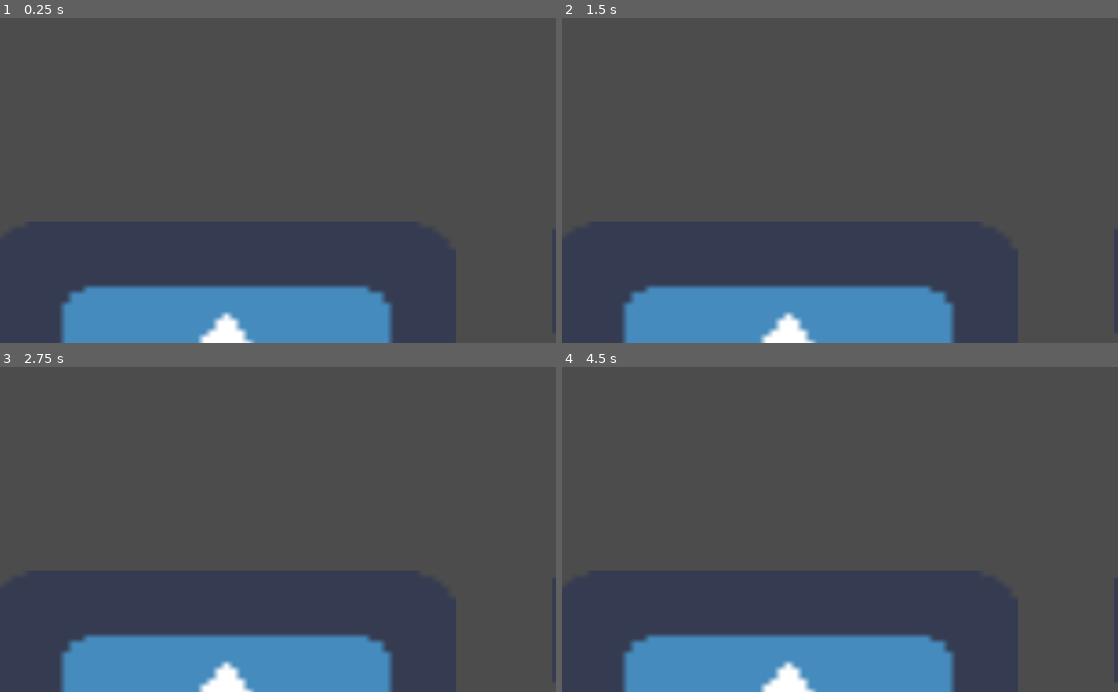
Above: before the commit, frames 1-4 (two rows, left to right).
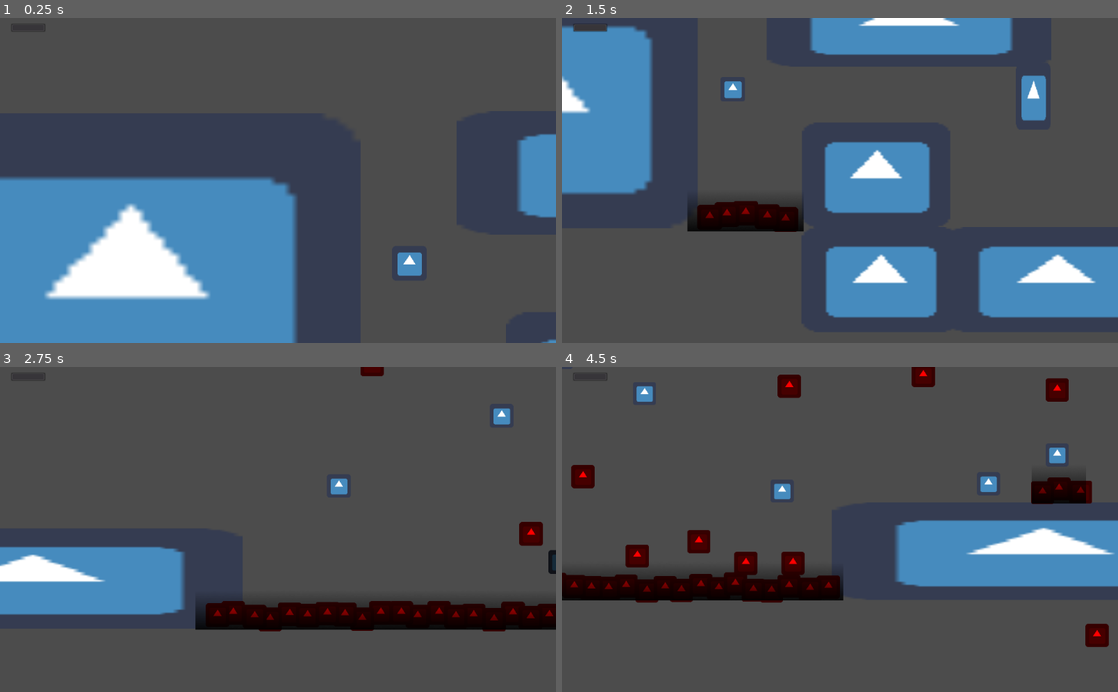
Above: after the commit, the same moments.

Repository: uspgamedev/welcome-to-your-mind
Game: Godot game, scene res://Stages/Depression/Sections/TriggerGoodChallenges/AdvancedJump.tscn
Two runs of this game, one before a commit and one after it. Both use one fixed random seed, a clock stepped at 60 frames per second and the inputs below. This scene is started directly instead of the project's main scene. The engine's default icon, where the game draws it, is replaced by a stand-in: a white triangle on a blue panel in a dark square.
Inputs:
- Up to frame 1 (0.25 s): no input
- Up to frame 2 (1.5 s): hold Right (ui_right) from 0.53 s (still down); tap Up (ui_up) at 0.77 s
- Up to frame 3 (2.75 s): tap Up (ui_up) at 1.52 s; release Right (ui_right) at 2.03 s; hold Left (ui_left) from 2.03 s (still down)
- Up to frame 4 (4.5 s): release Left (ui_left) at 2.78 s; hold Right (ui_right) 2.78-4.28 s; tap Up (ui_up) at 3.02, 3.77 s; hold Left (ui_left) from 4.28 s (still down)

The runs differ from the first frame. In frame 1, 27% of the frame differs, in the area x 0-100%, y 1-100%; in frame 2, 36%, in the area x 0-100%, y 0-100%; in frame 3, 24%; in frame 4, 27%.

Commit message:
Add camera adjusts in advanced stage

Diff:
--- a/Stages/Depression/Sections/TriggerGoodChallenges/AdvancedJump.tscn
+++ b/Stages/Depression/Sections/TriggerGoodChallenges/AdvancedJump.tscn
@@ -1,9 +1,11 @@
-[gd_scene load_steps=12 format=2]
+[gd_scene load_steps=19 format=2]
 
 [ext_resource path="res://icon.png" type="Texture" id=1]
 [ext_resource path="res://Stages/Depression/Enemies/Trigger/TriggerBad.tscn" type="PackedScene" id=2]
 [ext_resource path="res://Stages/Depression/Enemies/DeathPit/DeathPit.tscn" type="PackedScene" id=3]
 [ext_resource path="res://Stages/Depression/TriggerSpawn.tscn" type="PackedScene" id=4]
+[ext_resource path="res://CameraAdjust.tscn" type="PackedScene" id=5]
+[ext_resource path="res://Player/Player.tscn" type="PackedScene" id=6]
 
 [sub_resource type="RectangleShape2D" id=1]
 
@@ -130,6 +132,31 @@
 func _process(delta):
 	move_and_slide(Vector2(0, -1) * SPD * delta)"
 
+[sub_resource type="RectangleShape2D" id=8]
+
+custom_solver_bias = 0.0
+extents = Vector2( 20, 40 )
+
+[sub_resource type="RectangleShape2D" id=9]
+
+custom_solver_bias = 0.0
+extents = Vector2( 20, 50 )
+
+[sub_resource type="RectangleShape2D" id=10]
+
+custom_solver_bias = 0.0
+extents = Vector2( 20, 50 )
+
+[sub_resource type="RectangleShape2D" id=11]
+
+custom_solver_bias = 0.0
+extents = Vector2( 300, 20 )
+
+[sub_resource type="RectangleShape2D" id=12]
+
+custom_solver_bias = 0.0
+extents = Vector2( 300, 20 )
+
 [node name="AdvancedJump" type="Node2D" index="0"]
 
 __meta__ = {
@@ -140,8 +167,6 @@
 
 [node name="Scenery" type="Node2D" parent="." index="0"]
 
-editor/display_folded = true
-
 [node name="StaticBody2D" type="StaticBody2D" parent="Scenery" index="0"]
 
 editor/display_folded = true
@@ -268,7 +293,6 @@
 
 [node name="StaticBody2D7" type="StaticBody2D" parent="Scenery" index="5"]
 
-editor/display_folded = true
 position = Vector2( 2900, 1680 )
 scale = Vector2( 1.77968, 0.467819 )
 input_pickable = false
@@ -290,10 +314,10 @@
 position = Vector2( 317.474, -280 )
 scale = Vector2( 32.2012, 29.2173 )
 shape = SubResource( 1 )
+_sections_unfolded = [ "Transform" ]
 
 [node name="StaticBody2D10" type="StaticBody2D" parent="Scenery" index="6"]
 
-editor/display_folded = true
 position = Vector2( 2130, 2500 )
 scale = Vector2( 1.77968, 0.467819 )
 input_pickable = false
@@ -315,6 +339,7 @@
 position = Vector2( 317.474, -280 )
 scale = Vector2( 32.2012, 29.2173 )
 shape = SubResource( 1 )
+_sections_unfolded = [ "Transform" ]
 
 [node name="StaticBody2D9" type="StaticBody2D" parent="Scenery" index="7"]
 
@@ -367,8 +392,6 @@
 
 [node name="Enemies" type="Node2D" parent="." index="1"]
 
-editor/display_folded = true
-
 [node name="TriggerBad" parent="Enemies" index="0" instance=ExtResource( 2 )]
 
 editor/display_folded = true
@@ -475,11 +498,13 @@
 [node name="DeathPit2" parent="Enemies" index="14" instance=ExtResource( 3 )]
 
 position = Vector2( 2319.08, 1649.38 )
+_sections_unfolded = [ "Transform", "Z Index" ]
 width = 1200
 
 [node name="DeathPit3" parent="Enemies" index="15" instance=ExtResource( 3 )]
 
 position = Vector2( 3742.99, 2471.92 )
+_sections_unfolded = [ "Transform" ]
 width = 1200
 
 [node name="DeathPit4" parent="Enemies" index="16" instance=ExtResource( 3 )]
@@ -490,8 +515,6 @@
 
 [node name="Spawn" type="Node2D" parent="." index="2"]
 
-editor/display_folded = true
-
 [node name="Spawn" parent="Spawn" index="0" instance=ExtResource( 4 )]
 
 position = Vector2( 930, 650 )
@@ -519,6 +542,7 @@
 [node name="Spawn8" parent="Spawn" index="6" instance=ExtResource( 4 )]
 
 position = Vector2( 4170, 1520 )
+_sections_unfolded = [ "Transform" ]
 
 [node name="Spawn9" parent="Spawn" index="7" instance=ExtResource( 4 )]
 
@@ -527,7 +551,142 @@
 [node name="Spawn10" parent="Spawn" index="8" instance=ExtResource( 4 )]
 
 position = Vector2( 3530, 2110 )
+
+[node name="CameraAjudst" parent="." index="3" instance=ExtResource( 5 )]
+
+editor/display_folded = true
+left_limit = 450
+left_time = 1.0
+top_limit = 160
+top_time = 2.0
+right_limit = 7000
+right_time = 2.0
+bottom_limit = 6000
+bottom_time = 2.0
+zoom = 1.3
+zoom_time = 1.0
+
+[node name="CollisionShape2D" type="CollisionShape2D" parent="CameraAjudst/Area2D" index="0"]
+
+position = Vector2( 660, 330 )
+shape = SubResource( 8 )
+
+[node name="CameraAjudst2" parent="." index="4" instance=ExtResource( 5 )]
+
+editor/display_folded = true
+position = Vector2( 1590, 770 )
+_sections_unfolded = [ "Transform" ]
+left_limit = 1400
+left_time = 2.0
+top_limit = 800
+top_time = 2.0
+right_limit = 4300
+right_time = 2.0
+bottom_limit = 1900
+bottom_time = 2.0
+zoom = 1.3
+zoom_time = 1.0
+
+[node name="CollisionShape2D" type="CollisionShape2D" parent="CameraAjudst2/Area2D" index="0"]
+
+shape = SubResource( 9 )
+_sections_unfolded = [ "Transform" ]
+
+[node name="CameraAjudst3" parent="." index="5" instance=ExtResource( 5 )]
+
+editor/display_folded = true
+position = Vector2( 3910, 1360 )
+_sections_unfolded = [ "Transform" ]
+left_limit = 200
+left_time = 1.0
+top_limit = 1300
+top_time = 2.0
+right_limit = 4300
+right_time = 2.0
+bottom_limit = 3000
+bottom_time = 2.0
+zoom = 1.5
+zoom_time = 1.0
+
+[node name="CollisionShape2D" type="CollisionShape2D" parent="CameraAjudst3/Area2D" index="0"]
+
+shape = SubResource( 10 )
+
+[node name="CameraAjudst4" parent="." index="6" instance=ExtResource( 5 )]
+
+editor/display_folded = true
+position = Vector2( 4060, 1810 )
+left_limit = 200
+left_time = 1.0
+top_limit = 1300
+top_time = 2.0
+right_limit = 4300
+right_time = 2.0
+bottom_limit = 3000
+bottom_time = 2.0
+zoom = 1.3
+zoom_time = 1.0
+
+[node name="CollisionShape2D" type="CollisionShape2D" parent="CameraAjudst4/Area2D" index="0"]
+
+shape = SubResource( 11 )
+
+[node name="CameraAjudst5" parent="." index="7" instance=ExtResource( 5 )]
+
+position = Vector2( 3660, 2080 )
+left_limit = 200
+left_time = 1.0
+top_limit = 1300
+top_time = 2.0
+right_limit = 4300
+right_time = 2.0
+bottom_limit = 3000
+bottom_time = 2.0
+zoom = 0.8
+zoom_time = 1.0
+
+[node name="CollisionShape2D" type="CollisionShape2D" parent="CameraAjudst5/Area2D" index="0"]
+
+position = Vector2( -150, -20 )
+shape = SubResource( 12 )
+_sections_unfolded = [ "Transform" ]
+
+[node name="Player" parent="." index="8" instance=ExtResource( 6 )]
+
+position = Vector2( 3810, 1360 )
+ReloadScene = "res://Stages/Depression/Sections/TriggerGoodChallenges/AdvancedJump.tscn"
+
+[node name="Camera2D" type="Camera2D" parent="Player" index="7"]
+
+anchor_mode = 1
+rotating = false
+current = true
+zoom = Vector2( 1, 1 )
+limit_left = 500
+limit_top = 0
+limit_right = 1200
+limit_bottom = 800
+limit_smoothed = false
+drag_margin_h_enabled = true
+drag_margin_v_enabled = true
+smoothing_enabled = false
+smoothing_speed = 5.0
+offset_v = 0.0
+offset_h = 0.0
+drag_margin_left = 0.2
+drag_margin_top = 0.2
+drag_margin_right = 0.2
+drag_margin_bottom = 0.2
+editor_draw_screen = true
+editor_draw_limits = false
+editor_draw_drag_margin = false
+_sections_unfolded = [ "Limit" ]
 
 
 [editable path="Enemies/TriggerBad"]
 [editable path="Enemies/TriggerBad2"]
+[editable path="CameraAjudst"]
+[editable path="CameraAjudst2"]
+[editable path="CameraAjudst3"]
+[editable path="CameraAjudst4"]
+[editable path="CameraAjudst5"]
